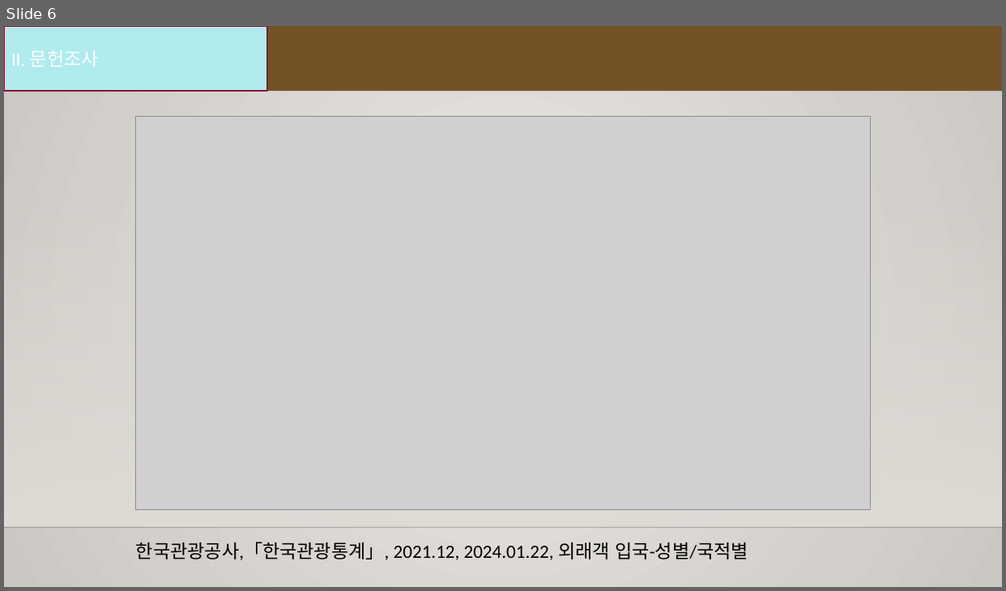
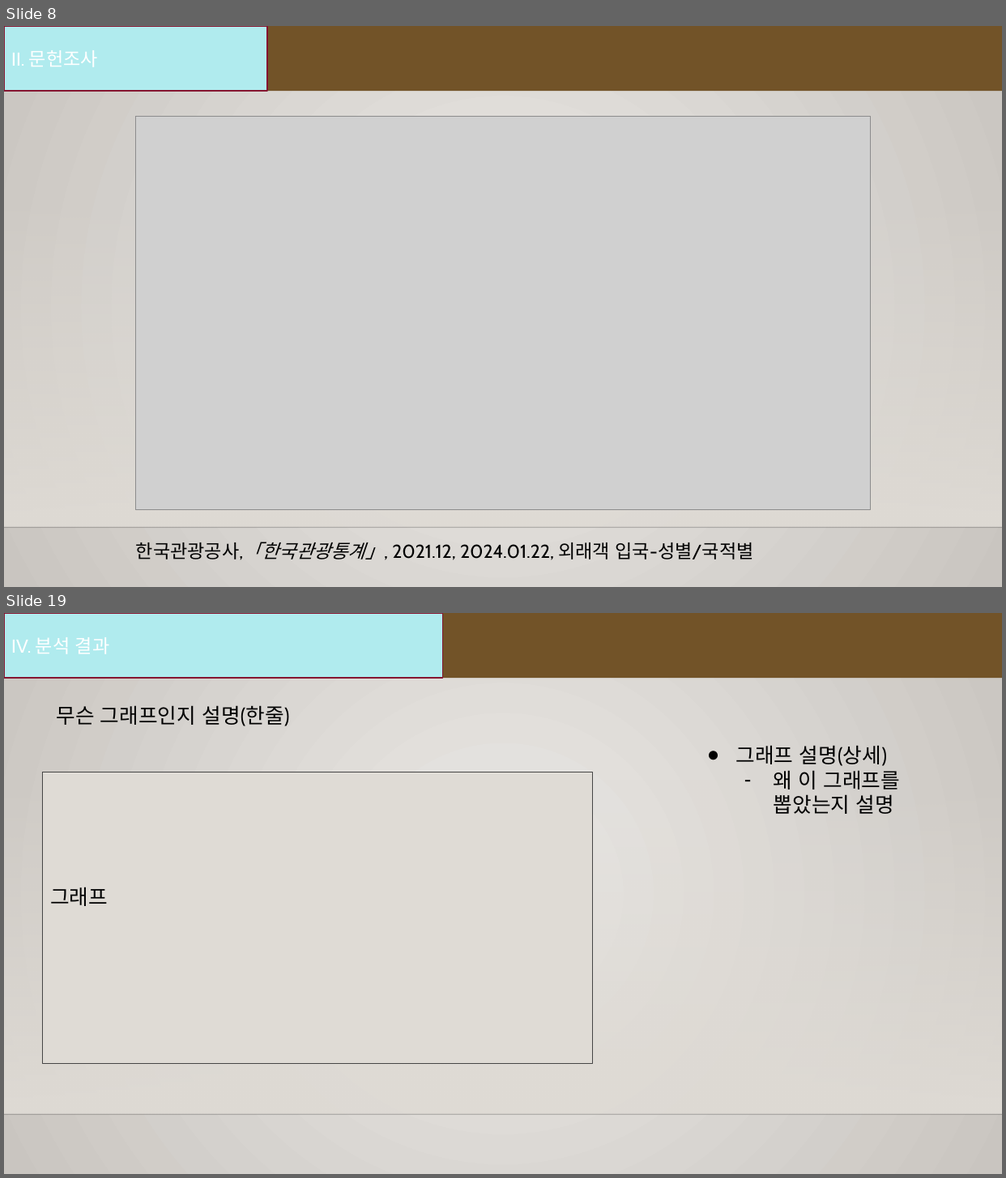
Before and after one commit to hyk2202/semi_project_2, a slide deck: Semi project.pptx. Shown one above the other, each under a label of ours: slide 6 before the commit, slides 8 and 19 after it; the slides between them are not shown. The pictures are 1006x591 and 1006x1178 pixels, drawn with LibreOffice and Linux fonts; fonts in the diff are those of the drawing; grey boxes stand for pictures; background and template pictures are left out. Boxes give left, top, right and bottom in pixels: in the first picture for what was removed or moved away, otherwise in the second. Text is boxed around its words. In the diff, an @@ line names an element or a change of style, - is before the commit and + after.

```diff
--- a/Semi project.pptx
+++ b/Semi project.pptx
@@ slide 19 added at (x1=4, y1=613, x2=1002, y2=1174), background gradient #EBE9E6 to #C9C5C0; not listed: 2 template elements that a slide beside it also shows @@
@@ rectangle added at (x1=4, y1=613, x2=1002, y2=678), fill #725328 @@
@@ rectangle added at (x1=4, y1=613, x2=443, y2=678), fill #B0EBEE, outline #851530 1.25 pt, 18 pt, text #FFFFFF @@
+IV. 분석 결과
@@ text added at (x1=56, y1=705, x2=289, y2=726), 20 pt, text #000000 @@
+무슨 그래프인지 설명(한줄)
@@ text added at (x1=736, y1=745, x2=901, y2=814), 20 pt, text #000000 @@
+● 그래프 설명(상세)
+– 왜 이 그래프를 뽑았는지 설명
@@ rectangle added at (x1=43, y1=772, x2=593, y2=1063), fill #DFDBD5, outline #454545 0.75 pt, 20 pt, text #000000 @@
+그래프
@@ what was slide 6 is now slide 8 @@
@@ slide 8 changed as well @@
@@ background gradient #ECEAE7 to #CAC7C1 to gradient #EBE9E6 to #C9C5C0 @@
@@ rectangle "II. 문헌조사" at (x1=4, y1=26, x2=267, y2=91): font Calibri to Cabin; outline #871631 1.25 pt to #851530 1.25 pt @@
@@ text "한국관광공사,「한국관광통계」, 2021.12, 2024.01.22, 외래객 입국-성별/국적별" at (x1=136, y1=542, x2=754, y2=561): font Calibri to Cabin; italic on in "한국관광공사,「한국관광통계」," @@
```
Also in this commit, not shown: 5 other slides changed, 18 other slides added, 9 other files.
